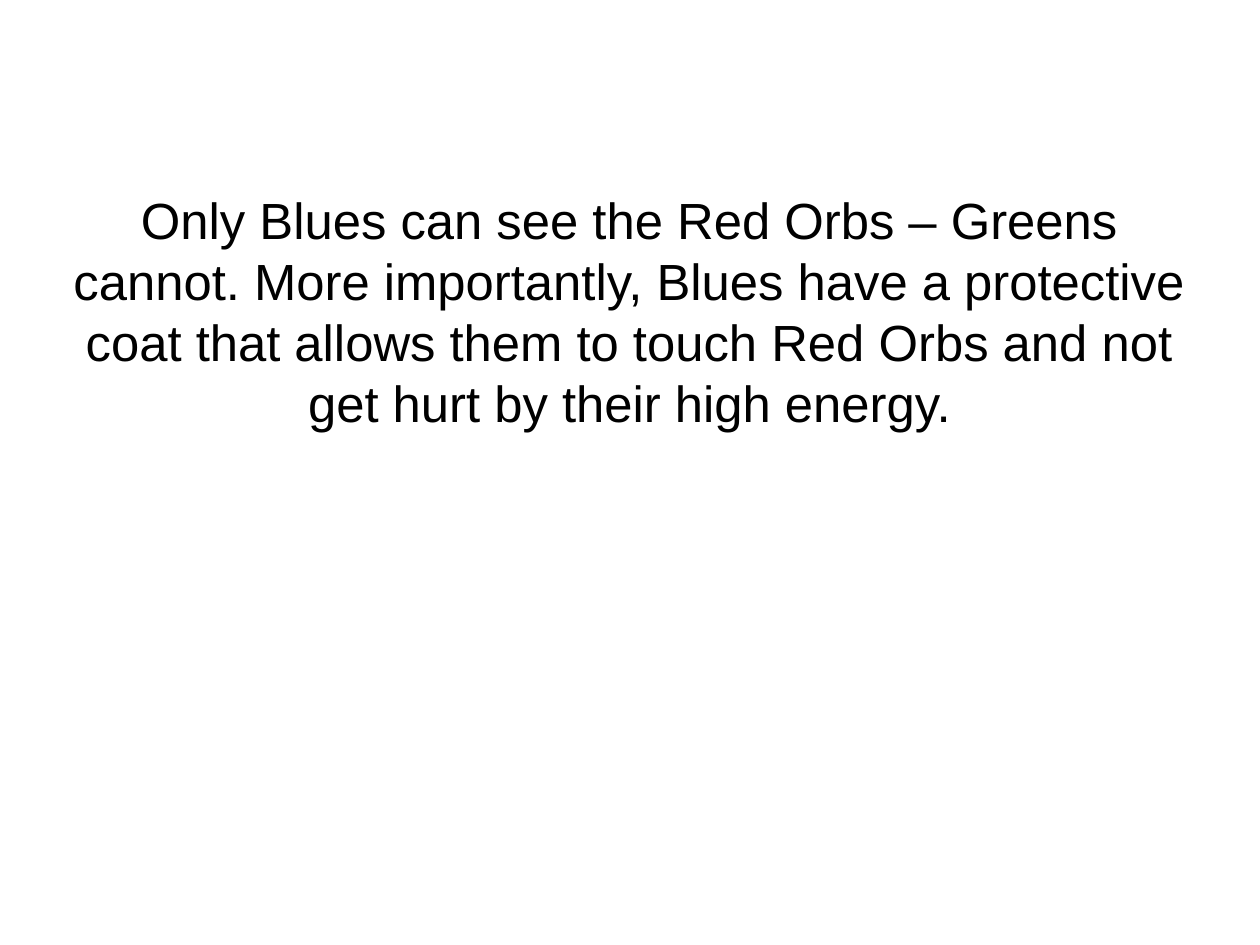
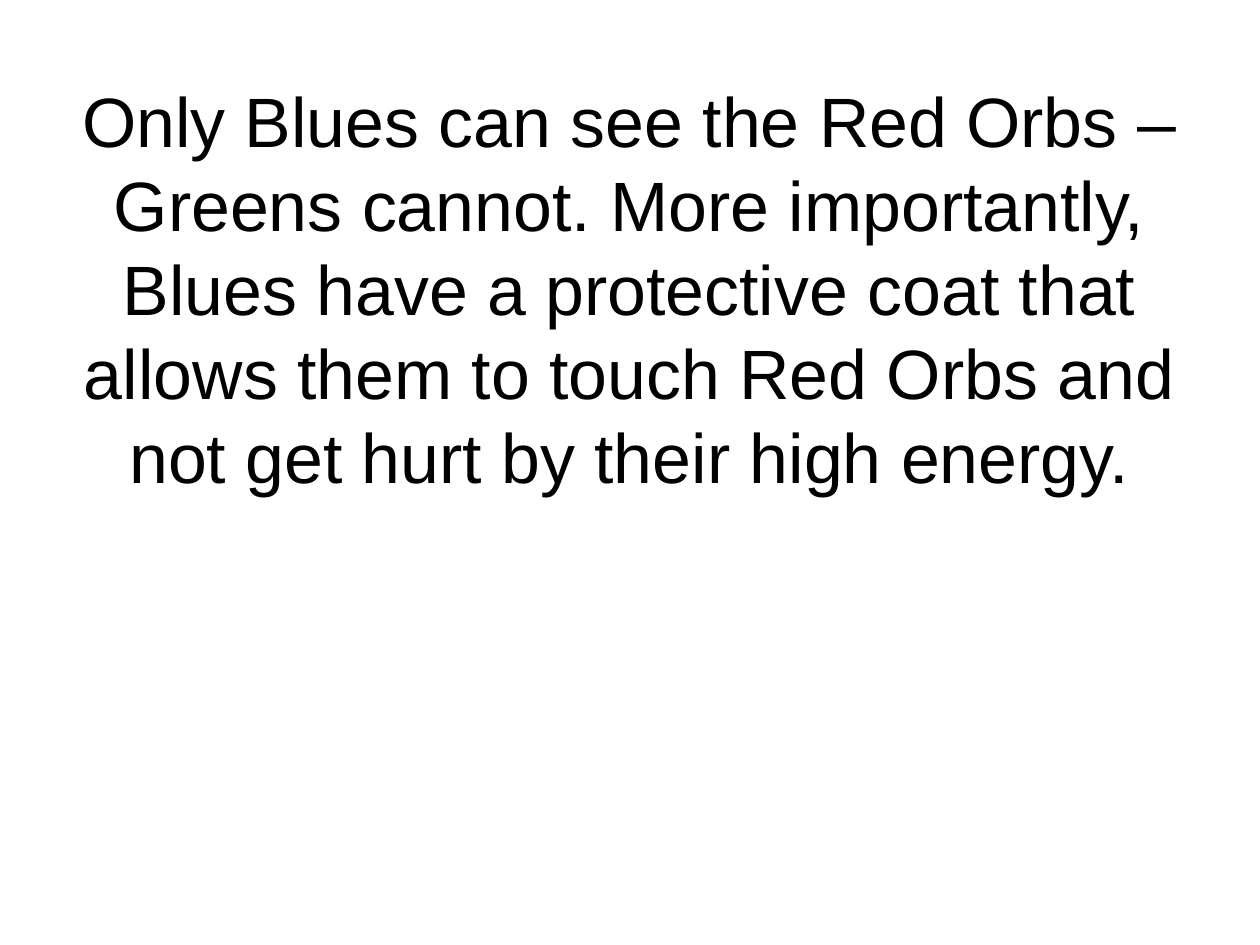
Before and after one commit to flxsosa/MoralDynamics, a slide deck: slide 5 of experiment_template/experiment_slides.odp. Drawn at 1260x945 pixels with LibreOffice and Linux fonts; fonts in the diff are those of the drawing. Boxes give left, top, right and bottom in pixels: in the first picture for what was removed or moved away, otherwise in the second. Text is boxed around its words. In the diff, an @@ line names an element or a change of style, - is before the commit and + after.

```diff
--- a/experiment_template/experiment_slides.odp
+++ b/experiment_template/experiment_slides.odp
@@ title "Only Blues can see the ...": place and size @@
-title "Only Blues can see the ..." at bbox=[73, 202, 1184, 432]
+title "Only Blues can see the ..." at bbox=[82, 96, 1174, 496]
@@ title "Only Blues can see the ..." at bbox=[82, 96, 1174, 496]: size 32 to 44 pt @@
```
Also in this commit, not shown: 6 other slides changed.
